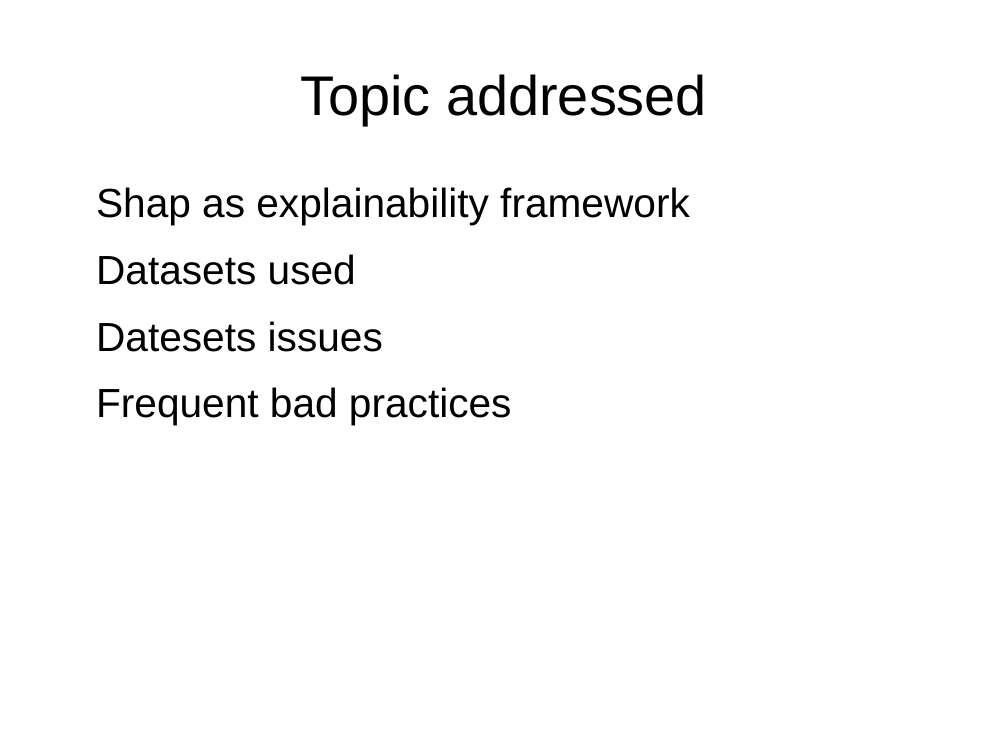
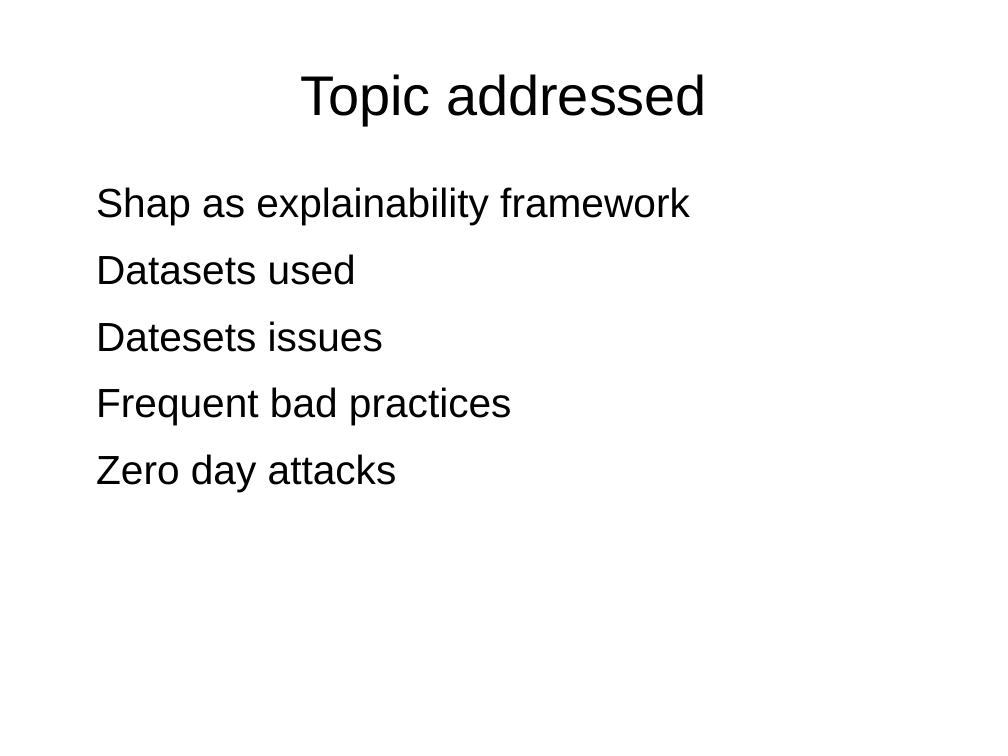
Before and after one commit to ludotosk/tesi, a slide deck: slide 2 of documents/presentazione-paper-review.odp. Drawn at 1008x756 pixels with LibreOffice and Linux fonts; fonts in the diff are those of the drawing; background and template pictures are left out. Boxes give left, top, right and bottom in pixels: in the first picture for what was removed or moved away, otherwise in the second. Text is boxed around its words. In the diff, an @@ line names an element or a change of style, - is before the commit and + after.

```diff
--- a/documents/presentazione-paper-review.odp
+++ b/documents/presentazione-paper-review.odp
@@ text at <box>96,454,397,492</box>: paragraph added @@
+• Zero day attacks
```
Also in this commit, not shown: 2 other slides changed, 2 slides added.
